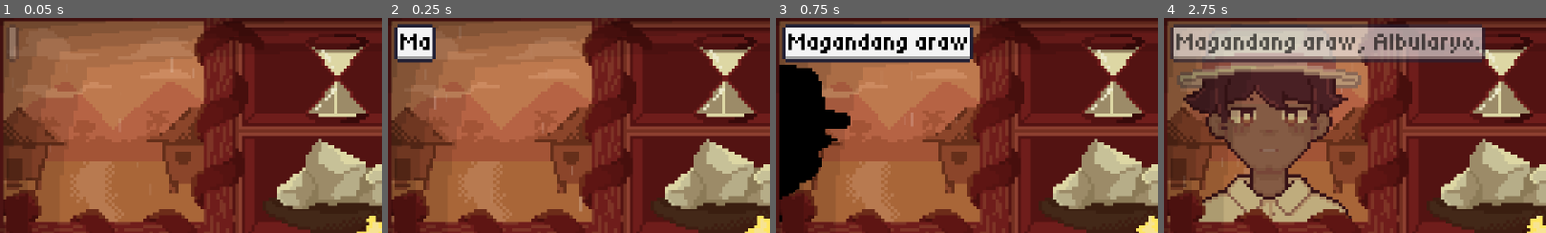
Above: before the commit, frames 1-4 (left to right).
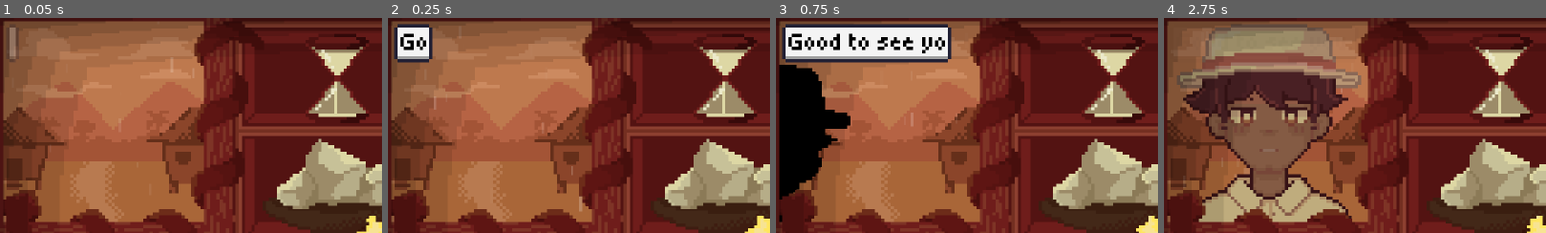
Above: after the commit, the same moments.

Repository: HansSorongon/albularyo_gamedes
Game: Godot game, scene res://scenes/main/main_loop.tscn
The game is run twice, just before and just after one commit, with the same random seed, the same clock (stepped at 60 frames per second) and the same inputs.
Inputs (mouse positions are % of the whole screen's width and height, from its top left):
- Up to frame 1 (0.05 s): no input
- Up to frame 2 (0.25 s): no input
- Up to frame 3 (0.75 s): click (55, 95) at 0.5 s
- Up to frame 4 (2.75 s): click (93, 63) at 1.25 s; click (93, 63) at 2 s
The pictures show only the part of the screen within x 0-50%, y 0-50%; the shares and areas given below are measured in that part.

Frame 1 is identical in both runs. In frame 2, 0.7% of the frame differs, in the area x 3-13%, y 2-21%; in frame 3, 2.9%; in frame 4, 14%, in the area x 1-85%, y 2-21%.

Commit message:
fix: fix bug with patient dialogue

Diff:
--- a/scenes/main/book_toggle.gd
+++ b/scenes/main/book_toggle.gd
@@ -20,7 +20,7 @@
 	$Area2D.input_event.connect(_on_mouse_click)
 	modulate = normal_color
 
-	book_instance.z_index = 100
+	book_instance.z_index = 15
 	book_instance.position.y = get_viewport_rect().size.y + slide_distance
 	is_book_visible = false
 
--- a/scenes/main/main_loop.gd
+++ b/scenes/main/main_loop.gd
@@ -15,6 +15,8 @@
 var is_spawning = true
 
 func _ready():
+
+	$WorkstationUI/DialogueRepeatButton.pressed.connect(_on_dialogue_repeat)
 
 	get_viewport().physics_object_picking_sort = true
 	get_viewport().physics_object_picking_first_only = true
@@ -34,6 +36,11 @@
 			get_tree().quit()
 		#if event.keycode == KEY_R:
 			#spawn_patient()
+	if event is InputEventKey and event.pressed:
+		if event.keycode == KEY_D:
+			if current_patient:
+				print(current_patient.get_node("PatientPathFollow/Patient").patient_dialogue)
+				print(current_patient.get_node("PatientPath/PatientPathFollow/Patient").patient_dialogue)
 
 func spawn_patient():
 	if current_patient:
@@ -108,6 +115,12 @@
 		night_progress += 1.0 / day_seconds
 		$NpcBackground.material.set_shader_parameter("progress", night_progress)
 
+func _on_dialogue_repeat():
+	if current_patient:
+		if not DialogueManager.is_dialog_active:
+			var patient_dialogue = current_patient.get_node("PatientPathFollow/Patient").patient_dialogue
+			DialogueManager.start_dialog(patient_dialogue)
+
 func _on_full_day_timer_timeout() -> void:
 
 	background_cricket.volume_db = -80
--- a/scenes/main/main_loop.tscn
+++ b/scenes/main/main_loop.tscn
@@ -6,6 +6,7 @@
 [ext_resource type="PackedScene" uid="uid://6jc4y545usrx" path="res://scenes/main/workstation.tscn" id="6_isaxb"]
 [ext_resource type="AudioStream" uid="uid://d12d74oyw802i" path="res://assets/audio/bgm.mp3" id="15_m757o"]
 [ext_resource type="PackedScene" uid="uid://bkixi8ye30e3" path="res://scenes/main/book_toggle.tscn" id="17_eexwu"]
+[ext_resource type="Texture2D" uid="uid://btwlckvgm25b2" path="res://assets/ui/dialogue/dialogue_icon_disabled.png" id="17_wh6i2"]
 [ext_resource type="Shader" uid="uid://87k5bptnb1d8" path="res://scenes/main/night_shader.gdshader" id="18_isaxb"]
 [ext_resource type="PackedScene" uid="uid://c3f5eobhumfge" path="res://scenes/main/checklist_toggle.tscn" id="19_h6rqw"]
 [ext_resource type="PackedScene" uid="uid://q7r0gd4vn1yf" path="res://scenes/manual/manual.tscn" id="20_22fp7"]
@@ -289,6 +290,7 @@
 offset_right = 28.0
 offset_bottom = 14.0
 texture_normal = ExtResource("27_eergd")
+texture_disabled = ExtResource("17_wh6i2")
 script = ExtResource("29_kgr6p")
 
 [node name="BookToggle" parent="WorkstationUI" instance=ExtResource("17_eexwu")]
--- a/scenes/main/patient.gd
+++ b/scenes/main/patient.gd
@@ -1,4 +1,5 @@
 extends Node2D
+
 
 var dialogue_symptoms: Dictionary = {
 	"chest_pain": ["My chest feels tight.", "It hurts when I breathe deeply.", "I feel heaviness on my chest."],
@@ -6,6 +7,13 @@
 	"sore_throat": ["It's painful when I swallow.", "My throat is hoarse.", "It's hard to speak."],
 	"headache": ["My head hurts when I wake up.", "My head is throbbing.", "It feels like the world is spinning."]
 }
+
+var greetings = [
+	"Magandang araw, Albularyo.",
+	"Good day.",
+	"Good to see you.",
+	"Greetings.",
+]
 
 # Cached data from the JSON file
 var symptom_sets_by_size: Dictionary = {}
@@ -60,7 +68,7 @@
 ]
 
 var symptoms: Array[String] = []
-var patient_dialogue: Array[String] = ["Magandang araw, Albularyo."]
+var patient_dialogue: Array[String] = []
 
 var layers = {
 	"hair_back": "hair_back/",
@@ -185,6 +193,10 @@
 		npc.add_child(sprite)
 
 	for symptom in symptoms:
+
+		if dialogue_symptoms.has(symptom):
+			patient_dialogue.append(dialogue_symptoms[symptom][randi() % dialogue_symptoms[symptom].size()])
+
 		if visual_symptoms.has(symptom):
 			var symptom_name = symptom
 			if (symptom == "wound"):
@@ -202,9 +214,6 @@
 				base_face.add_sibling(sprite)
 			else:
 				npc.add_child(sprite)
-
-		if dialogue_symptoms.has(symptom):
-			patient_dialogue.append(dialogue_symptoms[symptom][randi() % dialogue_symptoms[symptom].size()])
 
 	return npc
 
@@ -253,6 +262,11 @@
 
 	print(symptoms)
 
+	#var dialogue_button = get_tree().current_scene.get_node("WorkstationUI/DialogueRepeatButton")
+	#if dialogue_button.pressed.is_connected(_repeat_dialogue):
+		#dialogue_button.pressed.disconnect(_repeat_dialogue)
+	#dialogue_button.pressed.connect(_repeat_dialogue)
+
 	# reset path
 	get_parent().time = 0
 
@@ -291,16 +305,19 @@
 		npc_instance.queue_free()
 		npc_instance = null
 
-func _repeat_dialogue():
-	if not DialogueManager.is_dialog_active:
-		DialogueManager.start_dialog(patient_dialogue)
-
 func _ready():
 
+	#var dialogue_button = get_tree().current_scene.get_node("WorkstationUI/DialogueRepeatButton")
+	#dialogue_button.pressed.connect(_repeat_dialogue)
+	#dialogue_button.disabled = true
+
+	#var root_node = get_tree().current_scene
+	#root_node.get_node("WorkstationUI/DialogueRepeatButton").pressed.connect(_repeat_dialogue)
+
+	patient_dialogue.append(greetings[randi() % greetings.size()])
 	symptom_size_weights = get_symptom_distribution(GameState.day_number)
 
-	var root_node = get_tree().current_scene
-	root_node.get_node("WorkstationUI/DialogueRepeatButton").pressed.connect(_repeat_dialogue)
-
 	randomize()
-	spawn_npc()
+	await spawn_npc()
+
+	#dialogue_button.disabled = false
--- a/scenes/manual/manual.tscn
+++ b/scenes/manual/manual.tscn
@@ -114,17 +114,17 @@
 
 [node name="ManualNext" type="TextureButton" parent="ManualPageFlipButtons"]
 offset_left = 205.0
-offset_top = 115.0
+offset_top = 111.0
 offset_right = 213.0
-offset_bottom = 122.0
+offset_bottom = 118.0
 texture_normal = ExtResource("9_gm275")
 script = ExtResource("11_1ry3k")
 
 [node name="ManualBack" type="TextureButton" parent="ManualPageFlipButtons"]
 offset_left = 30.0
-offset_top = 115.0
+offset_top = 111.0
 offset_right = 38.0
-offset_bottom = 122.0
+offset_bottom = 118.0
 texture_normal = ExtResource("10_emltn")
 script = ExtResource("13_n7ifm")
 
--- a/scenes/workstation/bottle.gd
+++ b/scenes/workstation/bottle.gd
@@ -60,7 +60,7 @@
 		for area in overlapping:
 			if area.name == "PatientArea":
 
-				var pentagram = await get_parent().sell_potion(potencies)
+				get_parent().sell_potion(potencies)
 				queue_free()
 
 	if event.is_action_pressed("right_click"):
Binary file added: assets/ui/dialogue/dialogue_icon_disabled.png
Not shown, added: assets/ui/dialogue/dialogue_icon_disabled.png.import
Not shown: 1 places in scenes/main/main_loop.tscn that only renumber resources
